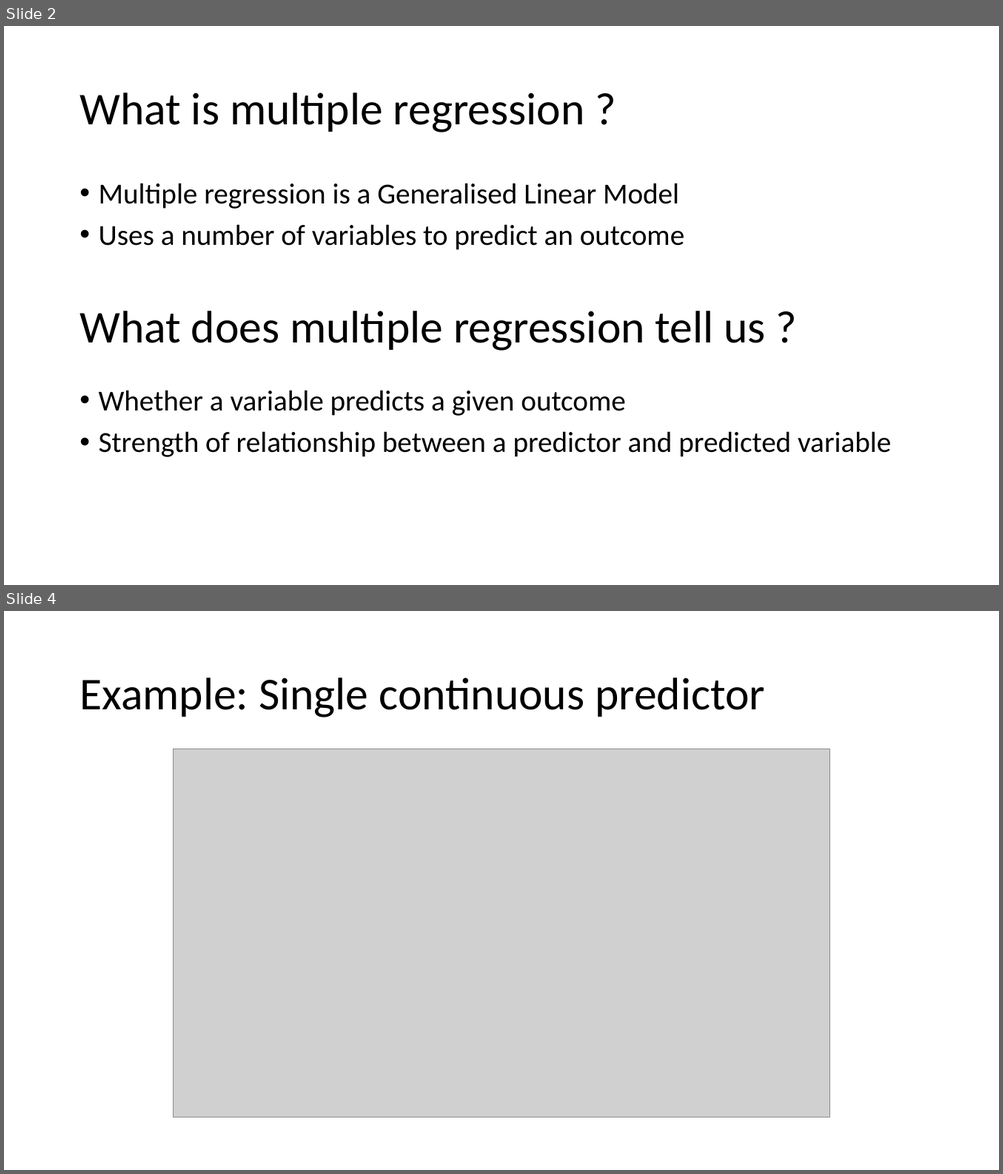
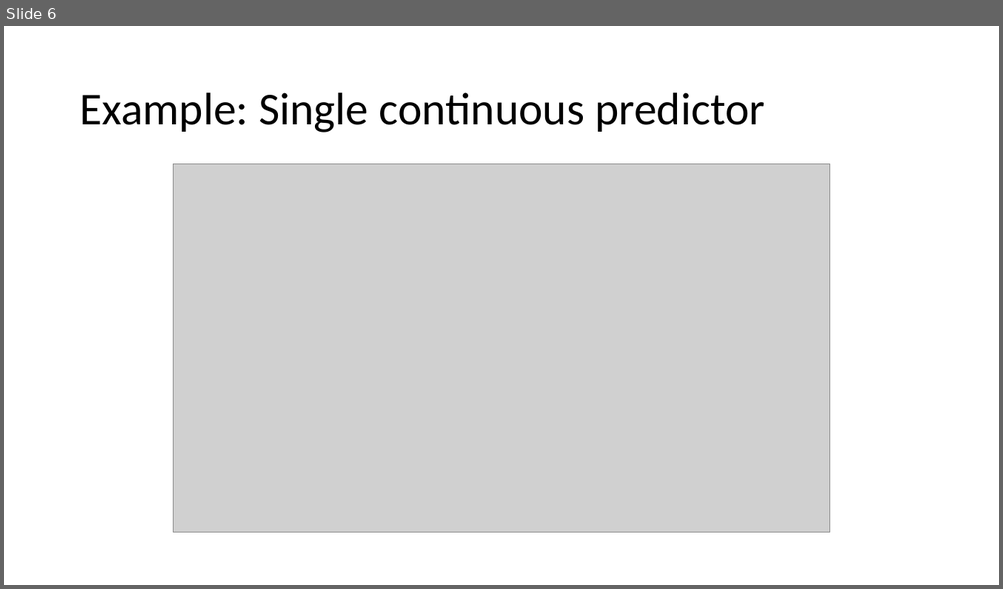
Before and after one commit to haututu/regressionLectures, a slide deck: regression_l1.pptx. Shown one above the other, each under a label of ours: slides 2 and 4 before the commit, slide 6 after it; the slides between them are not shown. The pictures are 1003x1174 and 1003x589 pixels, drawn with LibreOffice and Linux fonts; fonts in the diff are those of the drawing; grey boxes stand for pictures. Boxes give left, top, right and bottom in pixels: in the first picture for what was removed or moved away, otherwise in the second. Text is boxed around its words. In the diff, an @@ line names an element or a change of style, - is before the commit and + after.

```diff
--- a/regression_l1.pptx
+++ b/regression_l1.pptx
@@ slide 2 removed at bbox=[4, 26, 999, 585], background #FFFFFF @@
@@ title removed at bbox=[79, 93, 585, 133] @@
-What is multiple regression ?
@@ text removed at bbox=[99, 183, 684, 250] @@
-• Multiple regression is a Generalised Linear Model
-• Uses a number of variables to predict an outcome
@@ text removed at bbox=[79, 311, 765, 351] @@
-What does multiple regression tell us ?
@@ text removed at bbox=[99, 390, 891, 457] @@
-• Whether a variable predicts a given outcome
-• Strength of relationship between a predictor and predicted variable
@@ what was slide 4 is now slide 6 @@
```
Also in this commit, not shown: 6 slides changed, 20 slides added, 14 other files.
